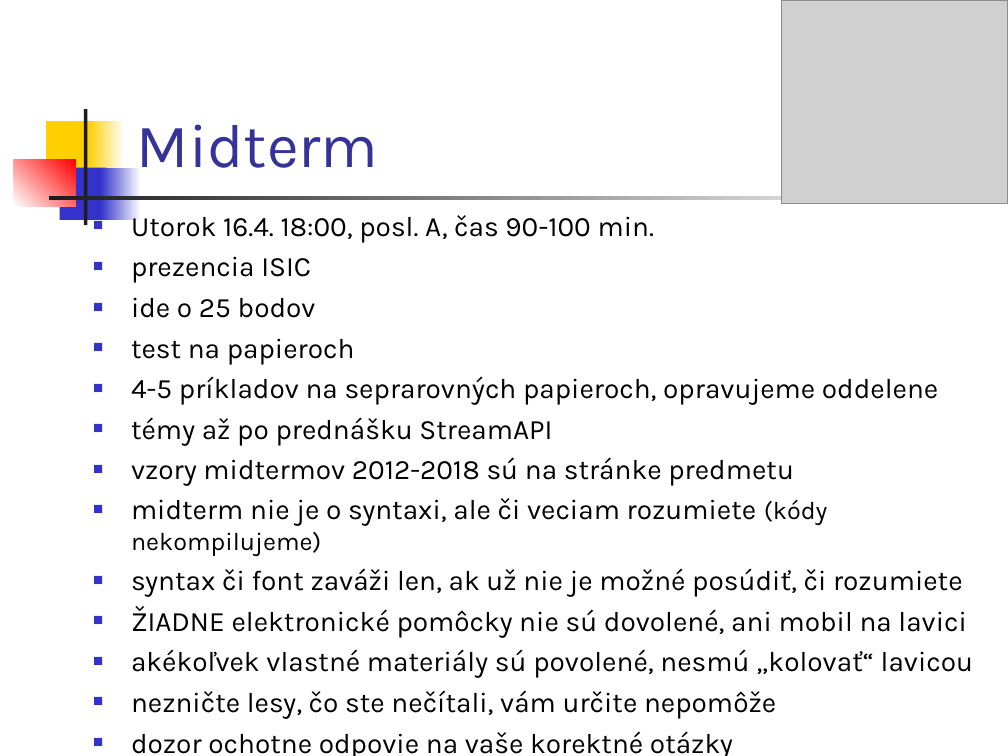
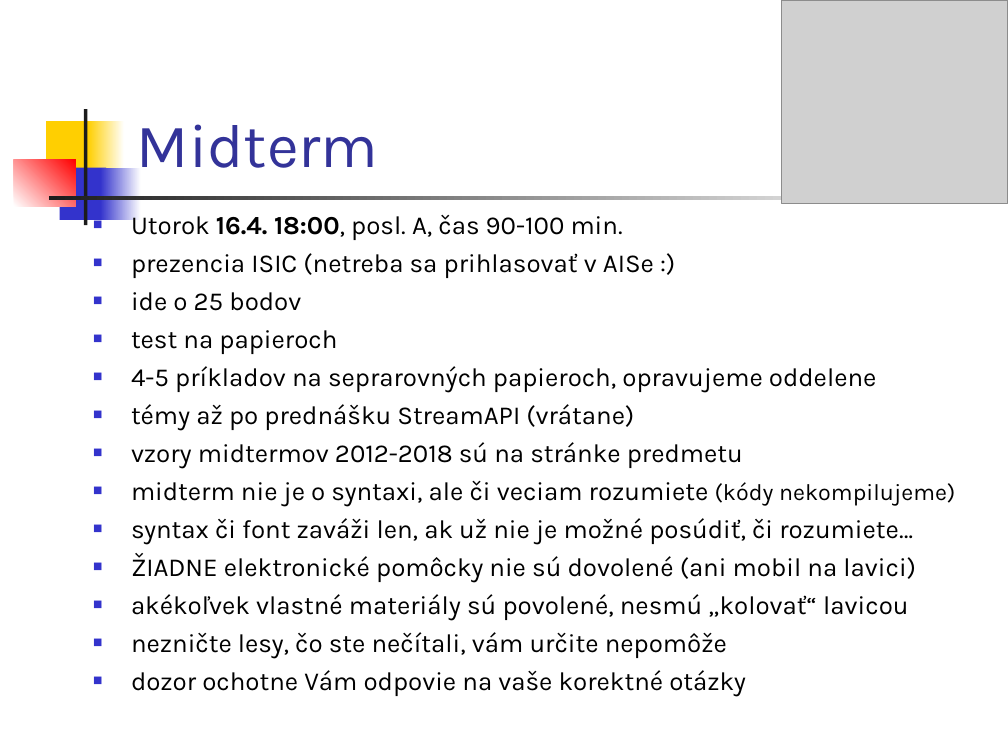
Before and after one commit to Programovanie4/Prednasky, a slide deck: slide 1 of 08/08_java_intro.ppt. Drawn at 1008x756 pixels with LibreOffice and Linux fonts; fonts in the diff are those of the drawing; grey boxes stand for pictures. Boxes give left, top, right and bottom in pixels: in the first picture for what was removed or moved away, otherwise in the second. Text is boxed around its words. In the diff, an @@ line names an element or a change of style, - is before the commit and + after.

```diff
--- a/08/08_java_intro.ppt
+++ b/08/08_java_intro.ppt
@@ text at [131,210,955,659]: size 20 to 18.5 pt in "Utorok 16.4. 18:00, posl. A, čas 90-100 ...", "ide o 25 bodov", "test na papieroch", "4-5 príkladov na seprarovných papieroch, opravujeme oddelene" and 4 more places; bold on in "16.4. 18:00,"; size 18 to 16.6 pt in "(kódy nekompilujeme)" @@
@@ text at [131,253,654,278]: text changed; size 20 to 18.5 pt @@
-■ prezencia ISIC
+■ prezencia ISIC (netreba sa prihlasovať v AISe :)
@@ text at [131,404,634,431]: text changed; size 20 to 18.5 pt @@
-■ témy až po prednášku StreamAPI
+■ témy až po prednášku StreamAPI (vrátane)
@@ text at [131,518,916,583]: text changed; size 20 to 18.5 pt @@
-■ syntax či font zaváži len, ak už nie je možné posúdiť, či rozumiete
-■ ŽIADNE elektronické pomôcky nie sú dovolené, ani mobil na lavici
+■ syntax či font zaváži len, ak už nie je možné posúdiť, či rozumiete…
+■ ŽIADNE elektronické pomôcky nie sú dovolené (ani mobil na lavici)
@@ text at [131,670,746,697]: text changed; size 20 to 18.5 pt @@
-■ dozor ochotne odpovie na vaše korektné otázky
+■ dozor ochotne Vám odpovie na vaše korektné otázky
```
Also in this commit, not shown: 5 other slides changed, 3 other files.
